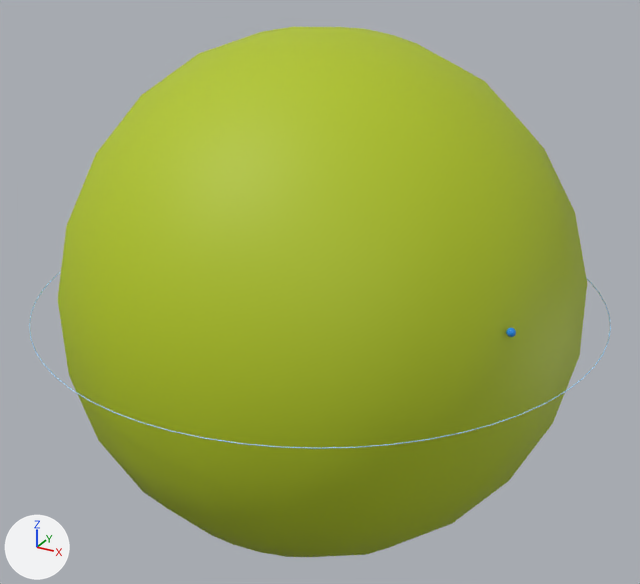
The glTF model glb/64.glb: old version first, new version second.
Both versions are drawn from a 50 mm lens placed at (1.269, -2.307, 1.153), pointed at (0.0, 0.0, -0.001). Arrows for +X, +Y and +Z are at lower left; the lights stay in place. The older version comes first. Where no turn or scale is listed for an object, it has been applied to the vertices.

The scene before the commit, as lines of its bpy script (objects in view):
```python
mat_tmp_orb_64_6s = principled_material('TMP_orb_64_6s')
mat_tmp_orb_64_6s.base_color = (0.445, 0.567, 0.013)  # yellow #b2c61e
mat_tmp_orb_64_6s.roughness = 0.6
me_tmp_6s0_64 = bpy.data.meshes.new('TMP_6s0_64')
me_tmp_6s0_64.from_pydata(...)  # a UV sphere (16 segments, 12 rings, poles along z) spanning x -1.0..1.0, y -1.0..1.0, z -1.0..1.0
me_tmp_6s0_64.materials.append(mat_tmp_orb_64_6s)  # yellow #b2c61e
ob_orbital_6s_0 = bpy.data.objects.new('Orbital_6s_0', me_tmp_6s0_64)
ob_orbital_6s_0.parent = ob_atom_064_gd
ob_orbital_6s_0.location = (0.0, 0.0, 0.0)
ob_orbital_6s_0.rotation_euler = (0.29, 0.411, 2.176)  # degrees (17, 24, 125)
ob_orbital_6s_0.scale = (0.828, 0.828, 0.828)
```
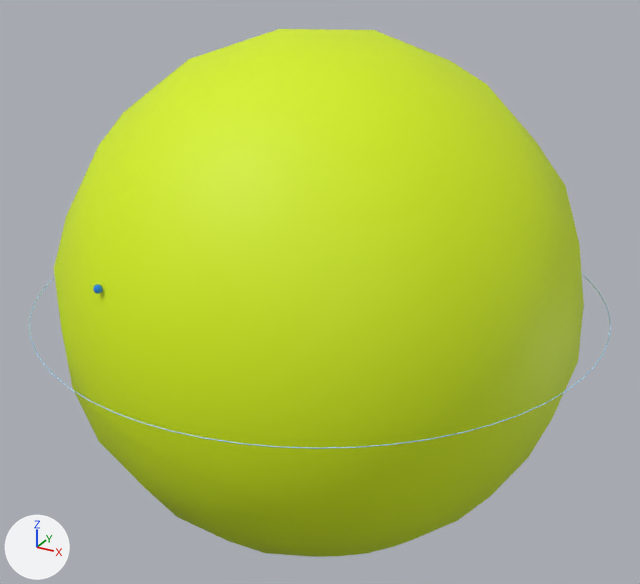
Changed parts and their boxes [x1, y1, x2, y2] in the pictures (640 x 584 px):
'Orbital_6s_0', recoloured, turned
    before: [58, 27, 587, 557]
    after: [54, 29, 584, 557]

The change in detail:
Material 'TMP_orb_64_6s' (mat_tmp_orb_64_6s) changes colour from yellow #b2c61e to yellow #d7f20c; in linear values from (0.445, 0.567, 0.013) to (0.677, 0.892, 0.00375).
Object 'Orbital_6s_0' (ob_orbital_6s_0) turns from (17, 24, 125) to (48, 46, -175) degrees about x, y and z.
